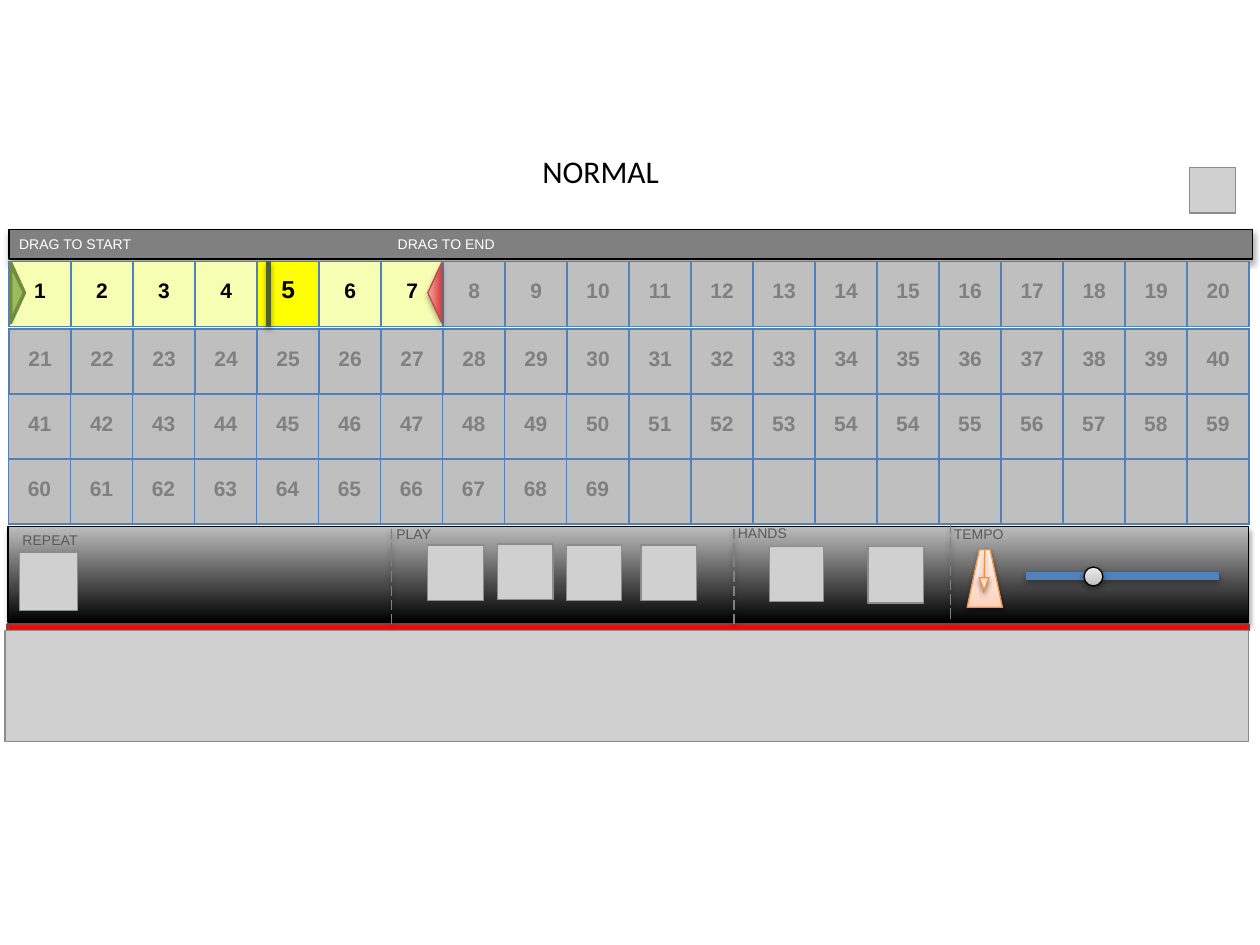
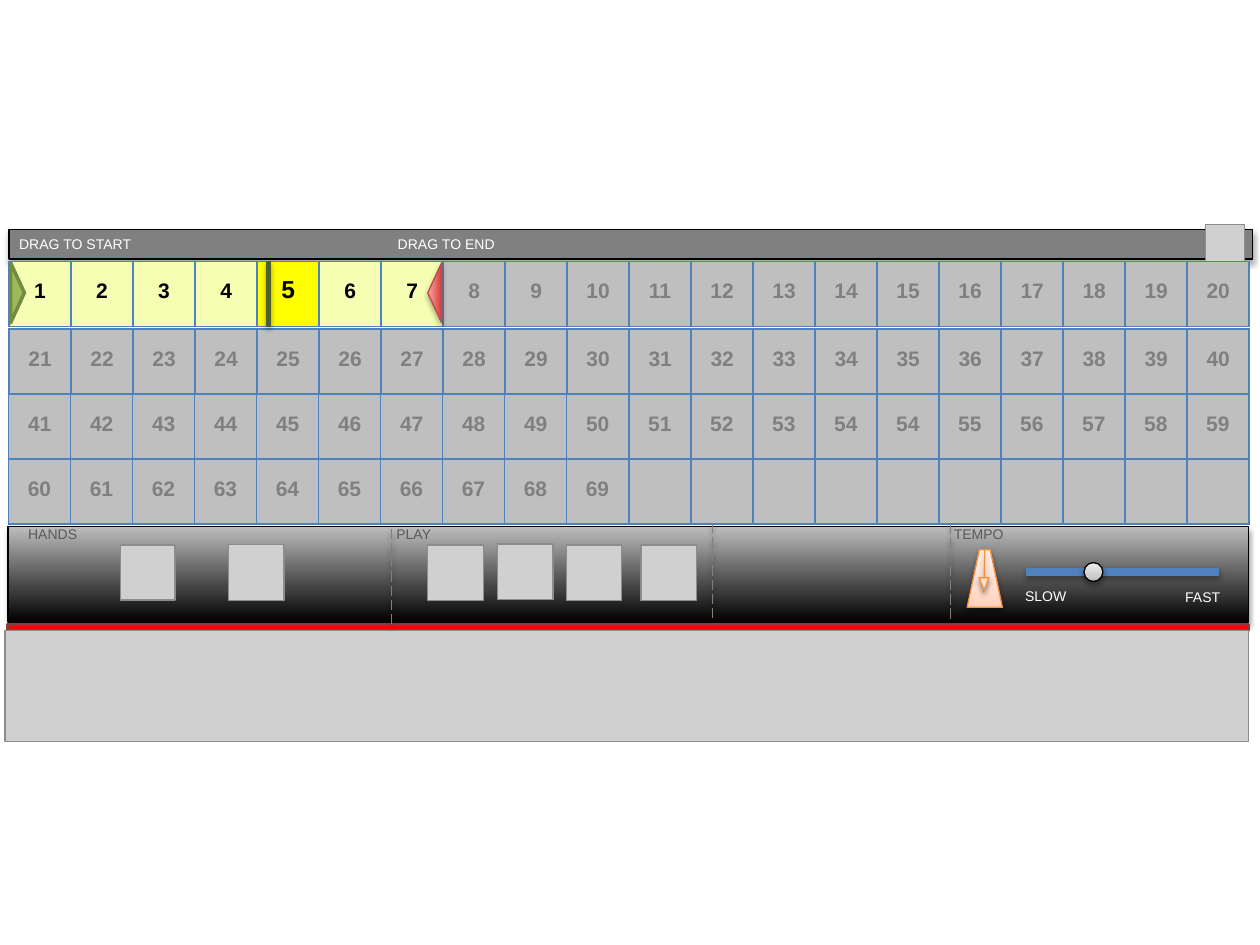
Before and after one commit to etayki/heyDude, a slide deck: slide 1 of GraphicDesign.pptx. Drawn at 1260x945 pixels with LibreOffice and Linux fonts; fonts in the diff are those of the drawing; grey boxes stand for pictures. Boxes give left, top, right and bottom in pixels: in the first picture for what was removed or moved away, otherwise in the second. Text is boxed around its words. In the diff, an @@ line names an element or a change of style, - is before the commit and + after.

```diff
--- a/GraphicDesign.pptx
+++ b/GraphicDesign.pptx
@@ text removed at <box>542,162,659,184</box> @@
-NORMAL
@@ picture: place and size @@
-picture at <box>1189,168,1235,213</box>
+picture at <box>1206,224,1245,263</box>
@@ text "HANDS": place and size @@
-text "HANDS" at <box>738,528,787,538</box>
+text "HANDS" at <box>28,529,77,539</box>
@@ text removed at <box>22,536,77,545</box> @@
-REPEAT
@@ line moved from (735, 529) - (735, 625) to (713, 523) - (713, 619) @@
@@ picture removed at <box>20,553,78,611</box> @@
@@ picture: place and size @@
-picture at <box>769,547,823,602</box>
+picture at <box>121,546,175,601</box>
@@ picture: place and size @@
-picture at <box>868,547,924,604</box>
+picture at <box>228,544,284,601</box>
@@ ellipse: place and size @@
-ellipse at <box>1084,567,1102,586</box>
+ellipse at <box>1084,562,1102,581</box>
@@ text added at <box>1025,591,1066,601</box>, 8 pt, text #FFFFFF @@
+SLOW
@@ line moved from (1026, 576) - (1218, 576) to (1026, 572) - (1218, 572) @@
@@ text added at <box>1185,592,1220,602</box>, 8 pt, text #FFFFFF @@
+FAST
```
Also in this commit, not shown: 1 other slide changed, 1 slide added.
